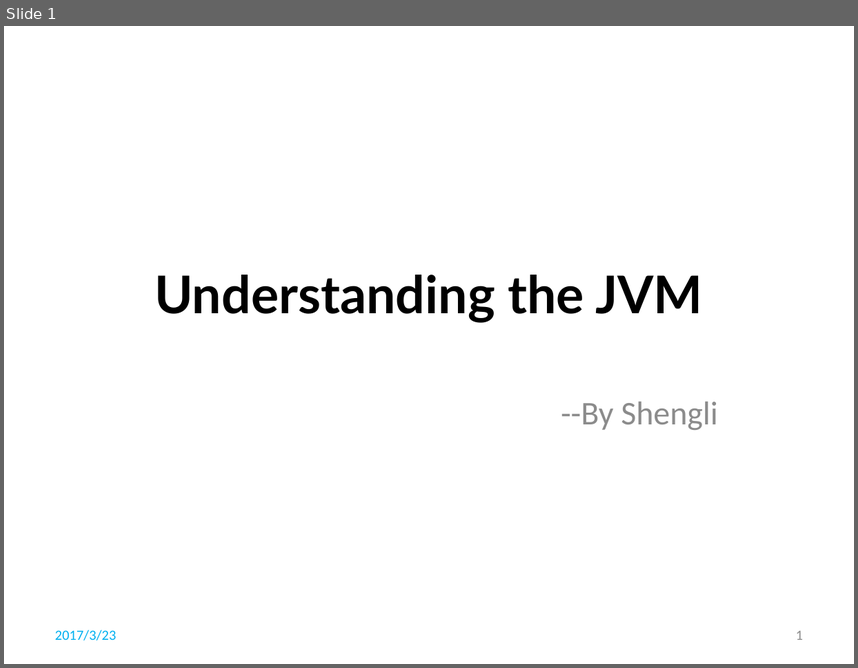
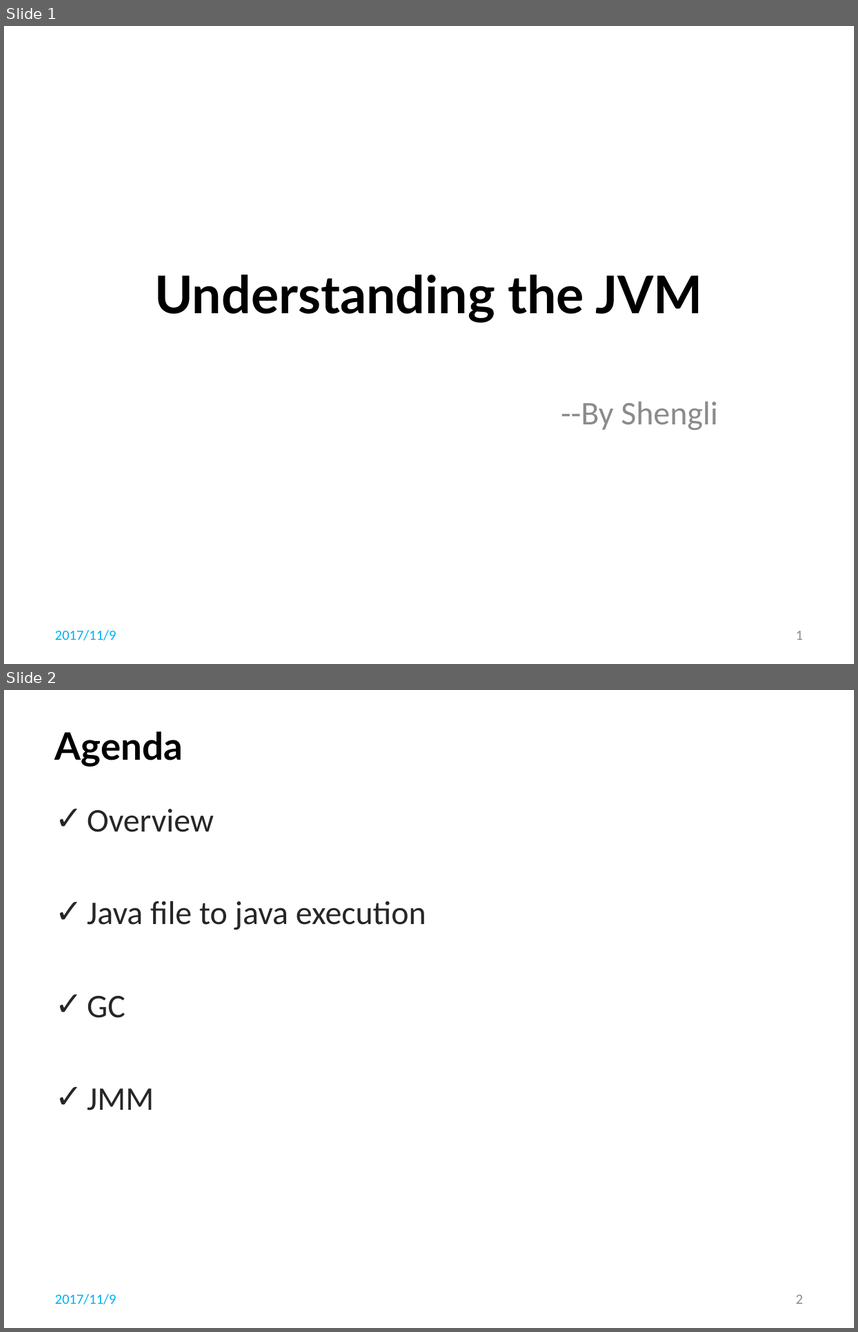
Before and after one commit to li-shengli/selfstudy, a slide deck: PPT/Understanding the JVM.pptx. Shown one above the other, each under a label of ours: slide 1 before the commit, slides 1 and 2 after it. The pictures are 858x668 and 858x1332 pixels, drawn with LibreOffice and Linux fonts; fonts in the diff are those of the drawing; background and template pictures are left out. Boxes give left, top, right and bottom in pixels: in the first picture for what was removed or moved away, otherwise in the second. Text is boxed around its words. In the diff, an @@ line names an element or a change of style, - is before the commit and + after.

```diff
--- a/PPT/Understanding the JVM.pptx
+++ b/PPT/Understanding the JVM.pptx
@@ slide 2 added at (x1=4, y1=690, x2=854, y2=1328), background picture (left out) @@
@@ title added at (x1=55, y1=731, x2=183, y2=767), 32 pt, text #000000, bold @@
+Agenda
@@ text added at (x1=87, y1=809, x2=426, y2=1110), 28 pt, text #262626 @@
+✓ Overview
+✓ Java file to java execution
+✓ GC
+✓ JMM
@@ text added at (x1=55, y1=1293, x2=116, y2=1304), 12 pt, text #00B0F0 @@
+2017/11/9
@@ page number added at (x1=796, y1=1294, x2=803, y2=1303), 12 pt, text #8C8C8C @@
+2
@@ slide 1 changed as well @@
@@ text at (x1=55, y1=629, x2=116, y2=640): text changed @@
-2017/3/23
+2017/11/9
```
Also in this commit, not shown: 85 other slides added, 4 slides removed, 10 other files.
